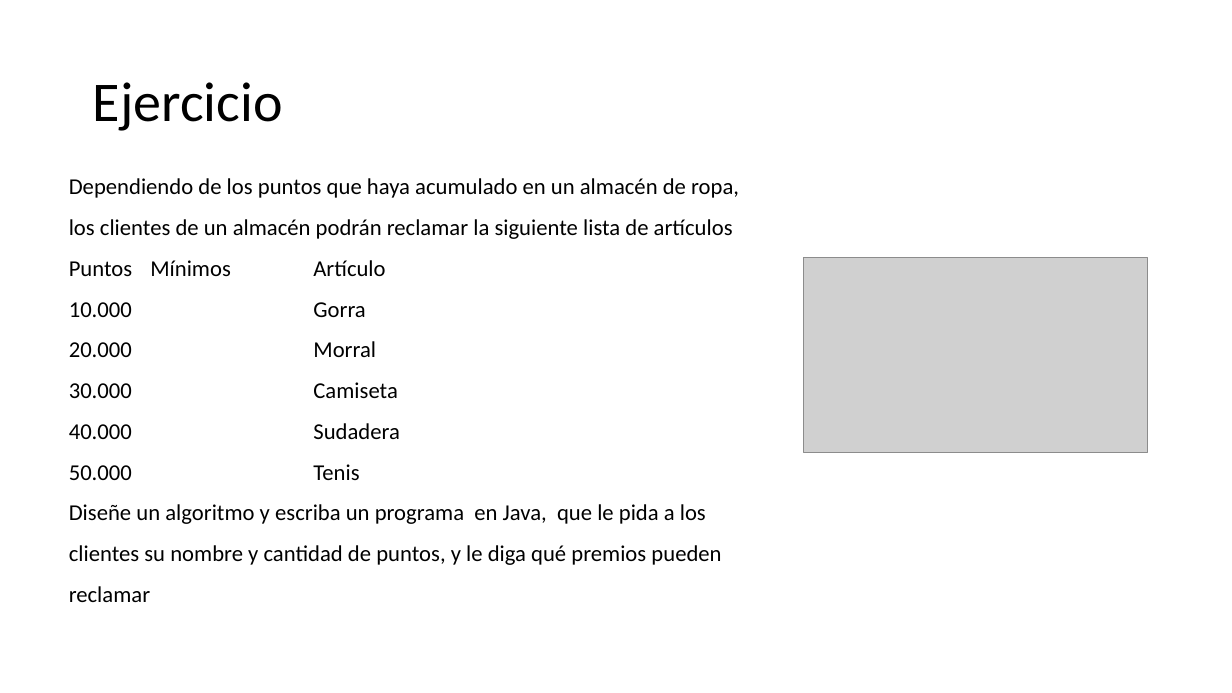
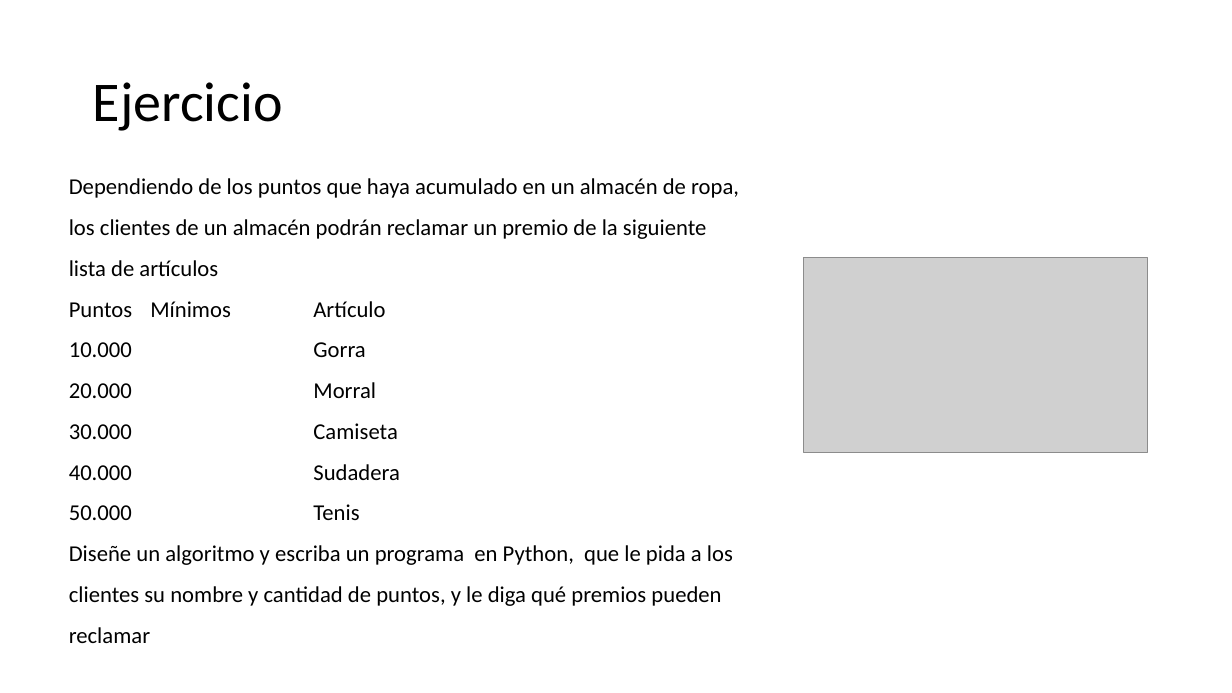
Before and after one commit to CesarLopez-Profe/Fundamentos_Python, a slide deck: slide 36 of Slides/2_Estruc_Ctrl_Condic.pptx. Drawn at 1232x693 pixels with LibreOffice and Linux fonts; fonts in the diff are those of the drawing; grey boxes stand for pictures; background and template pictures are left out. Boxes give left, top, right and bottom in pixels: in the first picture for what was removed or moved away, otherwise in the second. Text is boxed around its words. In the diff, an @@ line names an element or a change of style, - is before the commit and + after.

```diff
--- a/Slides/2_Estruc_Ctrl_Condic.pptx
+++ b/Slides/2_Estruc_Ctrl_Condic.pptx
@@ text at (x1=69, y1=178, x2=739, y2=276): text changed @@
-Dependiendo de los puntos que haya acumulado en un almacén de ropa, los clientes de un almacén podrán reclamar la siguiente lista de artículos
+Dependiendo de los puntos que haya acumulado en un almacén de ropa, los clientes de un almacén podrán reclamar un premio de la siguiente lista de artículos
@@ text at (x1=69, y1=545, x2=733, y2=643): text changed @@
-Diseñe un algoritmo y escriba un programa en Java, que le pida a los clientes su nombre y cantidad de puntos, y le diga qué premios pueden reclamar
+Diseñe un algoritmo y escriba un programa en Python, que le pida a los clientes su nombre y cantidad de puntos, y le diga qué premios pueden reclamar
```
Also in this commit, not shown: 10 other slides changed, 1 other file.
